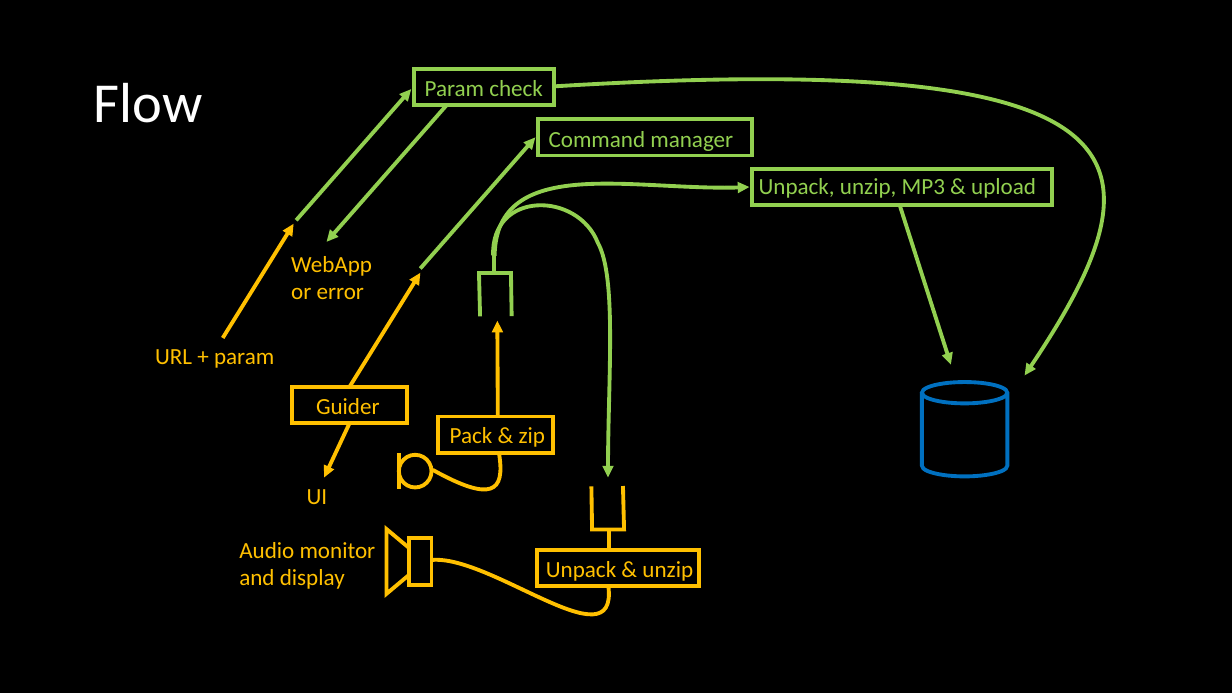
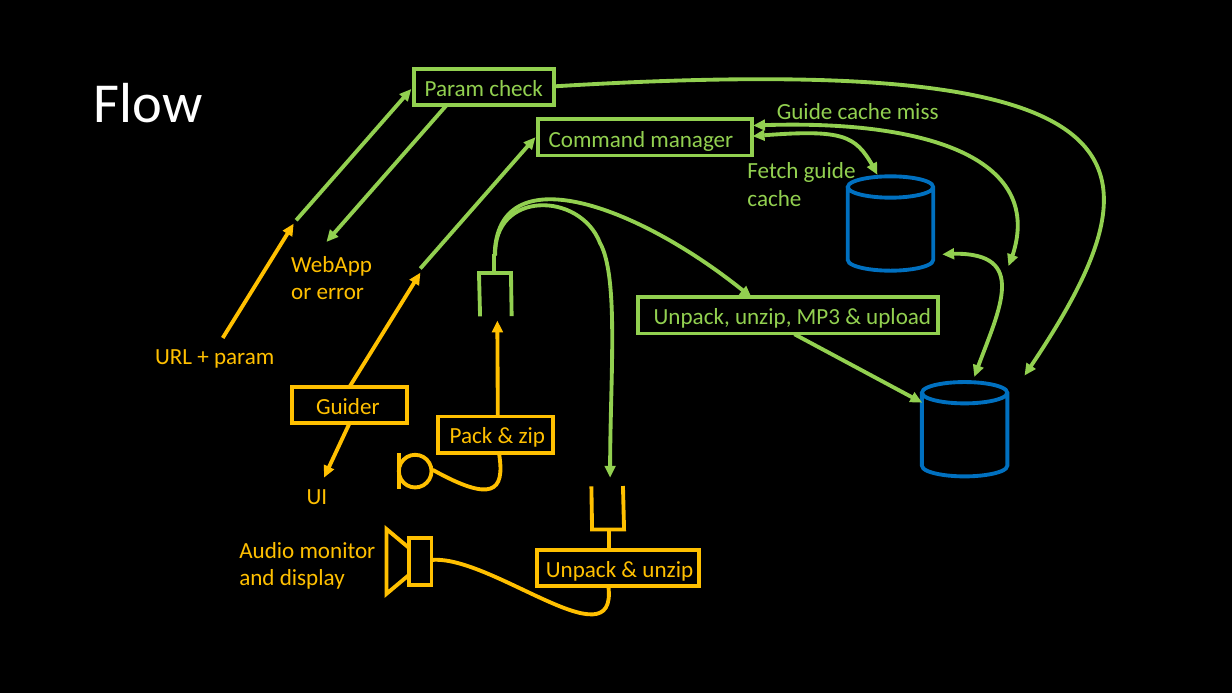
Before and after one commit to sweatysock/jock, a slide deck: slide 7 of design notes.pptx (slide 6 before the commit). Drawn at 1232x693 pixels with LibreOffice and Linux fonts; fonts in the diff are those of the drawing. Boxes give left, top, right and bottom in pixels: in the first picture for what was removed or moved away, otherwise in the second. Text is boxed around its words. In the diff, an @@ line names an element or a change of style, - is before the commit and + after.

```diff
--- a/design notes.pptx
+++ b/design notes.pptx
@@ text added at (x1=777, y1=103, x2=939, y2=126), 18 pt, text #92D050 @@
+Guide cache miss
@@ freeform shape added at (x1=753, y1=134, x2=878, y2=175), outline #92D050 3 pt @@
@@ freeform shape added at (x1=753, y1=125, x2=1018, y2=266), outline #92D050 3 pt @@
@@ text added at (x1=747, y1=162, x2=856, y2=206), 18 pt, text #92D050 @@
+Fetch guide
+cache
@@ cylinder added at (x1=848, y1=177, x2=933, y2=271), outline #0070C0 3 pt @@
@@ freeform shape resized from (x1=494, y1=185, x2=750, y2=256) to (x1=494, y1=201, x2=751, y2=298) @@
@@ freeform shape at (x1=495, y1=205, x2=612, y2=478): outline redrawn @@
@@ freeform shape added at (x1=943, y1=254, x2=1000, y2=377), outline #92D050 3 pt @@
@@ rectangle moved from (x1=752, y1=169, x2=1052, y2=205) to (x1=639, y1=298, x2=938, y2=334) @@
@@ text "Unpack, unzip, MP3 & upload" moved from (x1=759, y1=178, x2=1036, y2=198) to (x1=654, y1=308, x2=931, y2=328) @@
@@ arrow moved from (899, 204) - (951, 365) to (795, 335) - (922, 403) @@
```
Also in this commit, not shown: 6 other slides changed, 10 slides added, 21 other files.
